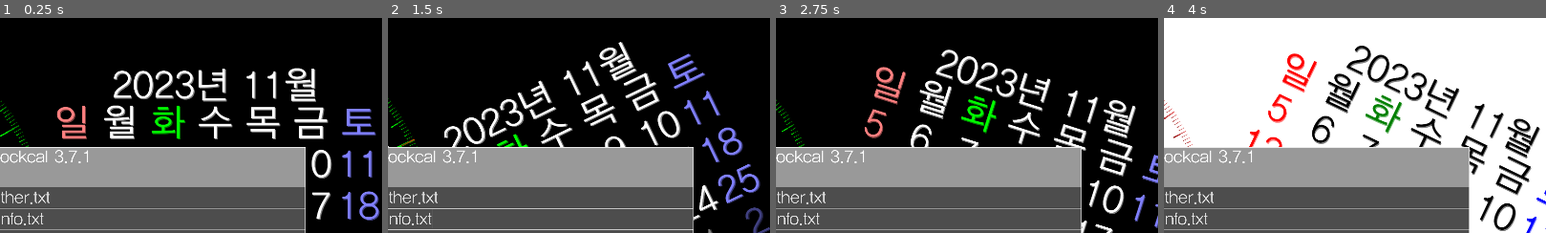
Above: before the commit, frames 1-4 (left to right).
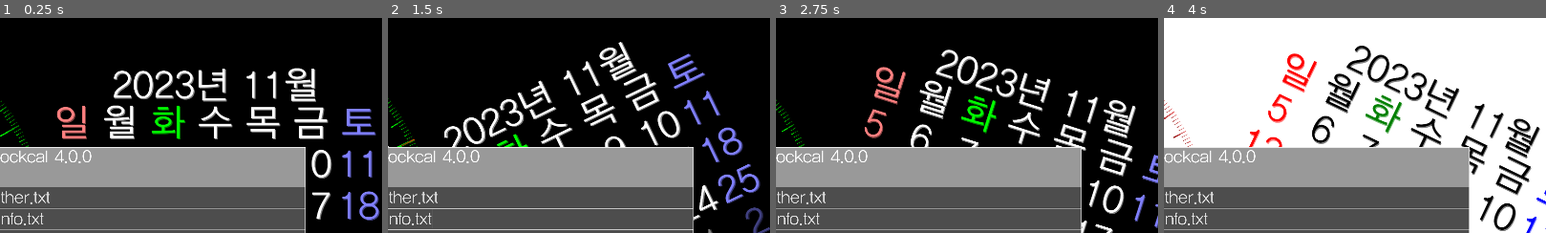
Above: after the commit, the same moments.

Repository: kasworld/gd4analogclockcal
Game: Godot game, scene res://main.tscn
Same seed, same stepped clock (60 frames per second), same inputs: the game is played once before the commit and once after it.
Inputs (mouse positions are % of the whole screen's width and height, from its top left):
- Up to frame 1 (0.25 s): no input
- Up to frame 2 (1.5 s): click "Reset to Default" at 0.5 s; move the mouse to (72, 45) at 1.27 s; click (72, 45) at 1.42 s
- Up to frame 3 (2.75 s): move the mouse to (30, 55) at 2.02 s; tap Enter at 2.1 s; click (30, 55) at 2.17 s
- Up to frame 4 (4 s): move the mouse to (60, 28) at 2.77 s; tap Enter at 2.85, 3.6 s; click (60, 28) at 2.92 s; move the mouse to (45, 70) at 3.52 s; click (45, 70) at 3.67 s
The pictures show only the part of the screen within x 50-100%, y 0-50%; the shares and areas given below are measured in that part.

The runs differ from the first frame. In frame 1, 0.2% of the frame differs, in the area x 14-24%, y 61-68%; in frame 2, 0.2%; in frame 3, 0.2%; in frame 4, 0.2%.
Error before the commit: Attempt to call function 'store_line' in base 'null instance' on a null instance. (res://config.gd:29)
Error after the commit: Attempt to call function 'store_line' in base 'null instance' on a null instance. (res://global/config.gd:13)

Commit message:
apply from clockcal3d

Diff:
--- a/analog_clock/analog_clock.gd
+++ b/analog_clock/analog_clock.gd
@@ -16,9 +16,9 @@
 	clock_R = r
 	draw_dial(center, clock_R)
 	draw_hand(center)
-	center_circle1 = Global.new_circle_fill(center, clock_R/25, Global.colors.center_circle1)
+	center_circle1 = Global2d.new_circle_fill(center, clock_R/25, Global2d.colors.center_circle1)
 	add_child(center_circle1)
-	center_circle2 = Global.new_circle_fill(center, clock_R/30, Global.colors.center_circle2)
+	center_circle2 = Global2d.new_circle_fill(center, clock_R/30, Global2d.colors.center_circle2)
 	add_child(center_circle2)
 
 var gr_hand_hour_1 :Gradient
@@ -26,10 +26,10 @@
 var gr_hand_minute :Gradient
 var gr_hand_second :Gradient
 func draw_hand(center :Vector2)->void:
-	gr_hand_hour_1 = new_gradient(Global.colors.hour)
-	gr_hand_hour_2 = new_gradient(Global.colors.hour2)
-	gr_hand_minute = new_gradient(Global.colors.minute)
-	gr_hand_second = new_gradient(Global.colors.second)
+	gr_hand_hour_1 = new_gradient(Global2d.colors.hour)
+	gr_hand_hour_2 = new_gradient(Global2d.colors.hour2)
+	gr_hand_minute = new_gradient(Global2d.colors.minute)
+	gr_hand_second = new_gradient(Global2d.colors.second)
 	HourHand = new_clock_hand(center, gr_hand_hour_1, 1.0/25, 0.7 )
 	add_child(HourHand)
 	HourHand2 = new_clock_hand(center, gr_hand_hour_2, 1.0/100, 0.65)
@@ -49,13 +49,13 @@
 var gr_1 :Gradient
 func draw_dial(p :Vector2, r :float):
 	var w = r/30
-	gr_360_1 = new_gradient(Global.colors.dial_360_1)
-	gr_360_2 = new_gradient(Global.colors.dial_360_2)
-	gr_90_1 = new_gradient(Global.colors.dial_90_1)
-	gr_90_2 = new_gradient(Global.colors.dial_90_2)
-	gr_30 = new_gradient(Global.colors.dial_30)
-	gr_6 = new_gradient(Global.colors.dial_6)
-	gr_1 = new_gradient(Global.colors.dial_1)
+	gr_360_1 = new_gradient(Global2d.colors.dial_360_1)
+	gr_360_2 = new_gradient(Global2d.colors.dial_360_2)
+	gr_90_1 = new_gradient(Global2d.colors.dial_90_1)
+	gr_90_2 = new_gradient(Global2d.colors.dial_90_2)
+	gr_30 = new_gradient(Global2d.colors.dial_30)
+	gr_6 = new_gradient(Global2d.colors.dial_6)
+	gr_1 = new_gradient(Global2d.colors.dial_1)
 	for i in range(0,360):
 		var rad = deg2rad(i)
 		if i == 0:
@@ -78,20 +78,20 @@
 
 func update_color()->void:
 	for n in dial_nums:
-		Global.set_label_color(n,Global.colors.dial_num[0], Global.colors.dial_num[1] )
-	gr_360_1.colors = Global.colors.dial_360_1
-	gr_360_2.colors = Global.colors.dial_360_2
-	gr_90_1.colors = Global.colors.dial_90_1
-	gr_90_2.colors = Global.colors.dial_90_2
-	gr_30.colors = Global.colors.dial_30
-	gr_6.colors = Global.colors.dial_6
-	gr_1.colors = Global.colors.dial_1
-	gr_hand_hour_1.colors = Global.colors.hour
-	gr_hand_hour_2.colors = Global.colors.hour2
-	gr_hand_minute.colors = Global.colors.minute
-	gr_hand_second.colors = Global.colors.second
-	center_circle1.color = Global.colors.center_circle1
-	center_circle2.color = Global.colors.center_circle2
+		Global2d.set_label_color(n,Global2d.colors.dial_num[0], Global2d.colors.dial_num[1] )
+	gr_360_1.colors = Global2d.colors.dial_360_1
+	gr_360_2.colors = Global2d.colors.dial_360_2
+	gr_90_1.colors = Global2d.colors.dial_90_1
+	gr_90_2.colors = Global2d.colors.dial_90_2
+	gr_30.colors = Global2d.colors.dial_30
+	gr_6.colors = Global2d.colors.dial_6
+	gr_1.colors = Global2d.colors.dial_1
+	gr_hand_hour_1.colors = Global2d.colors.hour
+	gr_hand_hour_2.colors = Global2d.colors.hour2
+	gr_hand_minute.colors = Global2d.colors.minute
+	gr_hand_second.colors = Global2d.colors.second
+	center_circle1.color = Global2d.colors.center_circle1
+	center_circle2.color = Global2d.colors.center_circle2
 
 func new_gradient(co_list :Array)->Gradient:
 	var gr = Gradient.new()
@@ -101,7 +101,7 @@
 func hour_letter(p :Vector2,r :float,  i :int)->Label:
 	var lb = Label.new()
 	lb.text = "%2d" % i
-	lb.label_settings = Global.make_label_setting(clock_R/8, Global.colors.dial_num[0], Global.colors.dial_num[1])
+	lb.label_settings = Global2d.make_label_setting(clock_R/8, Global2d.colors.dial_num[0], Global2d.colors.dial_num[1])
 	lb.horizontal_alignment = HorizontalAlignment.HORIZONTAL_ALIGNMENT_CENTER
 	lb.vertical_alignment = VerticalAlignment.VERTICAL_ALIGNMENT_CENTER
 	var rad = deg2rad( i*30.0 -90)
--- a/ani_move/ani_move.tscn
+++ b/ani_move_2d/ani_move_2d.tscn
@@ -1,6 +1,6 @@
 [gd_scene load_steps=2 format=3 uid="uid://bf1vkxi8i0lm1"]
 
-[ext_resource type="Script" path="res://ani_move/ani_move.gd" id="1_8juqw"]
+[ext_resource type="Script" path="res://ani_move_2d/ani_move_2d.gd" id="1_8juqw"]
 
 [node name="AniMove" type="Node2D"]
 script = ExtResource("1_8juqw")
--- a/calendar/calendar.gd
+++ b/calendar/calendar.gd
@@ -11,23 +11,23 @@
 
 func update_color()->void:
 	for i in range(7): # week title + 6 week
-		for j in Global.weekdaystring.size():
-			var co = Global.colors.weekday[j]
-			Global.set_label_color(calendar_labels[i][j], co, Global.make_shadow_color(co))
+		for j in Global2d.weekdaystring.size():
+			var co = Global2d.colors.weekday[j]
+			Global2d.set_label_color(calendar_labels[i][j], co, Global2d.make_shadow_color(co))
 	update_calendar()
 
 func init_calendar_labels(font_size :float)->void:
 	# prepare calendar
 	for _i in range(7): # week title + 6 week
 		var ln = []
-		for j in Global.weekdaystring.size():
+		for j in Global2d.weekdaystring.size():
 			var lb = Label.new()
-			lb.text = Global.weekdaystring[j]
+			lb.text = Global2d.weekdaystring[j]
 			lb.size_flags_horizontal = Control.SIZE_EXPAND_FILL
 			lb.horizontal_alignment = HorizontalAlignment.HORIZONTAL_ALIGNMENT_CENTER
 			lb.vertical_alignment = VerticalAlignment.VERTICAL_ALIGNMENT_CENTER
-			var co = Global.colors.weekday[j]
-			lb.label_settings = Global.make_label_setting(font_size, co, Global.make_shadow_color(co))
+			var co = Global2d.colors.weekday[j]
+			lb.label_settings = Global2d.make_label_setting(font_size, co, Global2d.make_shadow_color(co))
 			$GridCalendar.add_child(lb)
 			ln.append(lb)
 		calendar_labels.append(ln)
@@ -40,22 +40,22 @@
 
 	for wd in range(7):
 		var curLabel = calendar_labels[0][wd]
-		var co = Global.colors.weekday[wd]
+		var co = Global2d.colors.weekday[wd]
 		if wd == today_dict["weekday"] :
-			co = Global.colors.today
-		Global.set_label_color(curLabel, co, Global.make_shadow_color(co))
+			co = Global2d.colors.today
+		Global2d.set_label_color(curLabel, co, Global2d.make_shadow_color(co))
 
 	for week in range(6):
 		for wd in range(7):
 			var day_index_dict = Time.get_date_dict_from_unix_time(day_index)
 			var curLabel = calendar_labels[week+1][wd]
 			curLabel.text = "%d" % day_index_dict["day"]
-			var co = Global.colors.weekday[wd]
+			var co = Global2d.colors.weekday[wd]
 			if day_index_dict["month"] != today_dict["month"]:
-				co = Global.make_shadow_color(co)
+				co = Global2d.make_shadow_color(co)
 			elif day_index_dict["day"] == today_dict["day"]:
-				co = Global.colors.today
-			Global.set_label_color(curLabel, co, Global.make_shadow_color(co))
+				co = Global2d.colors.today
+			Global2d.set_label_color(curLabel, co, Global2d.make_shadow_color(co))
 			day_index += 24*60*60
 
 var old_time_dict = {"day":0} # datetime dict
--- a/config.gd
+++ /dev/null
@@ -1,49 +0,0 @@
-class_name Config
-
-var file_name = "gd4analogclockcal_config.json"
-var version_key = "version"
-var editable_keys = [
-	"weather_url",
-	"dayinfo_url",
-	"todayinfo_url",
-	"background_url",
-	]
-
-var config = {
-	version_key : "gd4analogclockcal 3.7.1",
-	"weather_url" : "http://192.168.0.10/weather.txt",
-	"dayinfo_url" : "http://192.168.0.10/dayinfo.txt",
-	"todayinfo_url" : "http://192.168.0.10/todayinfo.txt",
-	"background_url" : "http://192.168.0.10/background.png",
-}
-
-func file_full_path()->String:
-	return OS.get_system_dir(OS.SYSTEM_DIR_DOCUMENTS) + "/" + file_name
-
-func file_exist()->bool:
-	return FileAccess.file_exists(file_full_path())
-
-func save_json()-> String:
-	var fileobj = FileAccess.open( file_full_path(), FileAccess.WRITE)
-	var json_string = JSON.stringify(config)
-	fileobj.store_line(json_string)
-	return "%s save" % [file_full_path()]
-
-var load_error :String
-func new_by_load()->Config:
-	var rtn = Config.new()
-	var fileobj = FileAccess.open(file_full_path(), FileAccess.READ)
-	var json_string = fileobj.get_as_text()
-	var json = JSON.new()
-	var error = json.parse(json_string)
-	if error == OK:
-		rtn.config = json.data
-		for k in config:
-			if rtn.config.get(k) == null :
-				rtn.load_error = "field not found %s" % [ k ]
-				break
-		if rtn.load_error.is_empty() and ( rtn.config[version_key] != config[version_key] ):
-			rtn.load_error = "version not match %s %s" % [rtn.config[version_key] , config[version_key]]
-	else:
-		rtn.load_error = "JSON Parse Error: %s in %s at line %s" % [ json.get_error_message(),  json_string,  json.get_error_line()]
-	return rtn
--- /dev/null
+++ b/global/config.gd
@@ -0,0 +1,46 @@
+extends Node
+
+func file_full_path(fname :String)->String:
+	return OS.get_system_dir(OS.SYSTEM_DIR_DOCUMENTS) + "/" + fname
+
+func file_exist(fname :String)->bool:
+	return FileAccess.file_exists(file_full_path(fname))
+
+func save_json(fname :String, config :Dictionary)-> String:
+	config.erase("load_error") # remove old load result
+	var fileobj = FileAccess.open( file_full_path(fname), FileAccess.WRITE)
+	var json_string = JSON.stringify(config)
+	fileobj.store_line(json_string)
+	return "%s save" % [file_full_path(fname)]
+
+func new_by_load(fname :String, config :Dictionary, version_key:String)->Dictionary:
+	config.erase("load_error") # remove old load result
+	var rtn = {}
+	var fileobj = FileAccess.open(file_full_path(fname), FileAccess.READ)
+	var json_string = fileobj.get_as_text()
+	var json = JSON.new()
+	var error = json.parse(json_string)
+	if error == OK:
+		rtn = json.data
+		for k in config:
+			if rtn.get(k) == null :
+				rtn.load_error = "field not found %s" % [ k ]
+				break
+		if rtn.get("load_error") == null and ( rtn[version_key] != config[version_key] ):
+			rtn.load_error = "version not match %s %s" % [rtn[version_key] , config[version_key]]
+	else:
+		rtn.load_error = "JSON Parse Error: %s in %s at line %s" % [ json.get_error_message(),  json_string,  json.get_error_line()]
+	return rtn
+
+# call at start
+func load_or_save(fname :String, config :Dictionary, version_key:String)->Dictionary:
+	if !file_exist(fname):
+		save_json(fname,config)
+		return config
+	var new_config = new_by_load(fname,config,version_key)
+	if new_config.get("load_error") != null:
+		print_debug(new_config.load_error)
+		save_json(fname,config)
+		return config
+	else :
+		return new_config
--- a/info_label/info_label.gd
+++ b/info_label/info_label.gd
@@ -3,7 +3,7 @@
 func init(rt :Rect2, co1 :Color, co2 :Color)->void:
 	$LabelInfo.size = rt.size
 	$LabelInfo.position = rt.position
-	$LabelInfo.label_settings = Global.make_label_setting(rt.size.y/6, co1, co2)
+	$LabelInfo.label_settings = Global2d.make_label_setting(rt.size.y/6, co1, co2)
 	height = rt.size.y # use to fontsize by line count
 
 var height :float
@@ -44,8 +44,8 @@
 	update_info_label()
 
 func update_color()->void:
-	var co = Global.colors.infolabel
-	Global.set_label_color($LabelInfo, co, Global.make_shadow_color(co))
+	var co = Global2d.colors.infolabel
+	Global2d.set_label_color($LabelInfo, co, Global2d.make_shadow_color(co))
 
 func update_info_label()->void:
 	var dayinfo = day_info.get_daystringlist()
@@ -57,7 +57,7 @@
 	$LabelInfo.text = "\n".join(all)
 	var line2calcfont = clampf(all.size(), 4, 10)
 	var fontsize = height/line2calcfont*0.8
-	Global.set_label_font_size($LabelInfo, fontsize )
+	Global2d.set_label_font_size($LabelInfo, fontsize )
 
 # remove empty line
 func split2list(text :String)->Array[String]:
@@ -72,7 +72,7 @@
 	var time_now_dict = Time.get_datetime_dict_from_system()
 	return "%4d년%2d월%2d일 %s요일" % [
 		time_now_dict["year"] , time_now_dict["month"] ,time_now_dict["day"],
-		Global.weekdaystring[ time_now_dict["weekday"]]
+		Global2d.weekdaystring[ time_now_dict["weekday"]]
 		]
 
 var old_time_dict = {"day":0} # datetime dict
--- /dev/null
+++ b/lib/info_text.gd
@@ -0,0 +1,66 @@
+extends Node
+
+class_name InfoText
+
+signal text_updated(info_text :String)
+
+var request_dict = {}
+func init_request(weather_url :String, dayinfo_url:String, todayinfo_url:String )->void:
+	request_dict["weather_url"] = MyHTTPRequest.new(
+		weather_url,
+		60,	weather_success, weather_fail,
+	)
+	request_dict["dayinfo_url"] = MyHTTPRequest.new(
+		dayinfo_url,
+		60, dayinfo_success, dayinfo_fail,
+	)
+	request_dict["todayinfo_url"] = MyHTTPRequest.new(
+		todayinfo_url,
+		60, todayinfo_success, todayinfo_fail,
+	)
+	for k in request_dict:
+		add_child(request_dict[k])
+
+func make_info_text():
+	var dayinfo = day_info.get_daystringlist()
+	var all = []
+	if weather_info.size() > 0:
+		all.append_array(weather_info)
+	all.append_array(dayinfo)
+	all.append_array(today_info)
+	var info_text = "\n".join(all)
+	text_updated.emit(info_text)
+
+var weather_info :Array[String]
+func weather_success(body)->void:
+	var text = body.get_string_from_utf8()
+	weather_info = split2list( text )
+	make_info_text()
+func weather_fail()->void:
+	weather_info.clear()
+	make_info_text()
+
+var day_info = DayInfo.new()
+func dayinfo_success(body)->void:
+	day_info.make(body.get_string_from_utf8())
+	make_info_text()
+func dayinfo_fail()->void:
+	day_info.clear()
+	make_info_text()
+
+var today_info :Array[String]
+func todayinfo_success(body)->void:
+	today_info = split2list( body.get_string_from_utf8().strip_edges() )
+	make_info_text()
+func todayinfo_fail()->void:
+	today_info.clear()
+	make_info_text()
+
+# remove empty line
+func split2list(text :String)->Array[String]:
+	var lines = text.strip_edges().split("\n", false,0)
+	var rtn :Array[String]=[]
+	for l in lines:
+		if not l.is_empty():
+			rtn.append(l.strip_edges())
+	return rtn
--- a/main.gd
+++ b/main.gd
@@ -4,8 +4,27 @@
 var calendar_pos_list :Array
 var analogclock_pos_list :Array
 
+var file_name = "gd4analogclockcal_config.json"
+var editable_keys = [
+	"weather_url",
+	"dayinfo_url",
+	"todayinfo_url",
+	"background_url",
+	]
+
+var config = {
+	"version" : "gd4analogclockcal 4.0.0",
+	"weather_url" : "http://192.168.0.10/weather.txt",
+	"dayinfo_url" : "http://192.168.0.10/dayinfo.txt",
+	"todayinfo_url" : "http://192.168.0.10/todayinfo.txt",
+	"background_url" : "http://192.168.0.10/background.png",
+}
+
 # Called when the node enters the scene tree for the first time.
 func _ready() -> void:
+	config = Config.load_or_save(file_name,config,"version" )
+	print_debug(config)
+
 	set_color_mode_by_time()
 
 #	init_http()
@@ -27,35 +46,35 @@
 	analogclock_pos_list.append(Vector2(vp_rect.size.x - vp_rect.size.y/2, vp_rect.size.y/2 ))
 	$SectAnalogClock.position = analogclock_pos_list[0]
 
-	co = Global.colors.paneloption
+	co = Global2d.colors.paneloption
 	var optrect = Rect2( vp_rect.size.x * 0.1 ,vp_rect.size.y * 0.3 , vp_rect.size.x * 0.8 , vp_rect.size.y * 0.4 )
-	$PanelOption.init( optrect, co, Global.make_shadow_color(co))
+	$PanelOption.init(file_name,config,editable_keys, optrect, co, Global2d.make_shadow_color(co))
 	$PanelOption.config_changed.connect(config_changed)
 	init_request_dict()
 
 func reset_pos()->void:
 	$SectCalendar.position = calendar_pos_list[0]
 	$SectAnalogClock.position = analogclock_pos_list[0]
-	$AniMove.stop()
+	$AniMove2D.stop()
 
 func animove_toggle()->void:
-	$AniMove.toggle()
-	if not $AniMove.enabled:
+	$AniMove2D.toggle()
+	if not $AniMove2D.enabled:
 		reset_pos()
 
 func animove_step():
-	if not $AniMove.enabled:
+	if not $AniMove2D.enabled:
 		return
-	var ms = $AniMove.get_ms()
-	match $AniMove.state%2:
+	var ms = $AniMove2D.get_ms()
+	match $AniMove2D.state%2:
 		0:
-			$AniMove.move_by_ms($SectCalendar, calendar_pos_list[0], calendar_pos_list[1], ms)
-			$AniMove.move_by_ms($SectAnalogClock, analogclock_pos_list[0], analogclock_pos_list[1], ms)
+			$AniMove2D.move_by_ms($SectCalendar, calendar_pos_list[0], calendar_pos_list[1], ms)
+			$AniMove2D.move_by_ms($SectAnalogClock, analogclock_pos_list[0], analogclock_pos_list[1], ms)
 		1:
-			$AniMove.move_by_ms($SectCalendar, calendar_pos_list[1], calendar_pos_list[0], ms)
-			$AniMove.move_by_ms($SectAnalogClock, analogclock_pos_list[1], analogclock_pos_list[0], ms)
+			$AniMove2D.move_by_ms($SectCalendar, calendar_pos_list[1], calendar_pos_list[0], ms)
+			$AniMove2D.move_by_ms($SectAnalogClock, analogclock_pos_list[1], analogclock_pos_list[0], ms)
 		_:
-			print_debug("invalid state", $AniMove.state)
+			print_debug("invalid state", $AniMove2D.state)
 
 # Called every frame. 'delta' is the elapsed time since the previous frame.
 func _process(_delta: float) -> void:
@@ -95,10 +114,10 @@
 		elif event.keycode == KEY_ENTER:
 			_on_button_option_pressed()
 		else:
-			update_color_with_mode(not Global.dark_mode)
+			update_color_with_mode(not Global2d.dark_mode)
 
 	elif event is InputEventMouseButton and event.is_pressed():
-		update_color_with_mode(not Global.dark_mode)
+		update_color_with_mode(not Global2d.dark_mode)
 
 func config_changed():
 	for k in request_dict:
@@ -115,19 +134,19 @@
 func init_request_dict()->void:
 	var callable_dict = $SectAnalogClock.get_req_callable()
 	request_dict["weather_url"] = MyHTTPRequest.new(
-		$PanelOption.cfg.config["weather_url"],
+		config["weather_url"],
 		60,	callable_dict.weather_success, callable_dict.weather_fail,
 	)
 	request_dict["dayinfo_url"] = MyHTTPRequest.new(
-		$PanelOption.cfg.config["dayinfo_url"],
+		config["dayinfo_url"],
 		60, callable_dict.dayinfo_success, callable_dict.dayinfo_fail,
 	)
 	request_dict["todayinfo_url"] = MyHTTPRequest.new(
-		$PanelOption.cfg.config["todayinfo_url"],
+		config["todayinfo_url"],
 		60, callable_dict.todayinfo_success, callable_dict.todayinfo_fail,
 	)
 	request_dict["background_url"] = MyHTTPRequest.new(
-		$PanelOption.cfg.config["background_url"],
+		config["background_url"],
 		60, bgimage_success, bgimage_fail,
 	)
 	for k in request_dict:
@@ -148,16 +167,16 @@
 func set_color_mode_by_time()->void:
 	var now = Time.get_datetime_dict_from_system()
 	if now["hour"] < 6 or now["hour"] >= 18 :
-		Global.set_dark_mode(true)
+		Global2d.set_dark_mode(true)
 	else :
-		Global.set_dark_mode(false)
+		Global2d.set_dark_mode(false)
 
 func update_color()->void:
 	$SectCalendar.update_color()
 	$SectAnalogClock.update_color()
 
 func update_color_with_mode(darkmode :bool)->void:
-	Global.set_dark_mode(darkmode)
+	Global2d.set_dark_mode(darkmode)
 	$SectCalendar.update_color()
 	$SectAnalogClock.update_color()
 
@@ -168,7 +187,7 @@
 	var time_now_dict = Time.get_datetime_dict_from_system()
 
 	if old_minute_dict["minute"] != time_now_dict["minute"]:
-		$AniMove.start_with_step(1)
+		$AniMove2D.start_with_step(1)
 		old_minute_dict = time_now_dict
 
 	if old_time_dict["hour"] != time_now_dict["hour"]:
@@ -179,5 +198,5 @@
 			18:
 				update_color_with_mode(true)
 			_:
-#				update_color(not Global.dark_mode)
+#				update_color(not Global2d.dark_mode)
 				pass
--- a/main.tscn
+++ b/main.tscn
@@ -3,7 +3,7 @@
 [ext_resource type="Script" path="res://main.gd" id="1_q4spd"]
 [ext_resource type="PackedScene" uid="uid://dctr260o2g2x7" path="res://sect_analog_clock/sect_analog_clock.tscn" id="2_sgkgi"]
 [ext_resource type="PackedScene" uid="uid://dl1x7ofp7wto2" path="res://sect_calendar/sect_calendar.tscn" id="5_7bnet"]
-[ext_resource type="PackedScene" uid="uid://bf1vkxi8i0lm1" path="res://ani_move/ani_move.tscn" id="6_8hgi2"]
+[ext_resource type="PackedScene" uid="uid://bf1vkxi8i0lm1" path="res://ani_move_2d/ani_move_2d.tscn" id="6_8hgi2"]
 [ext_resource type="PackedScene" uid="uid://btysv8q6rp8ku" path="res://panel_option/panel_option.tscn" id="6_wscdf"]
 
 [node name="Main" type="Node2D"]
@@ -19,7 +19,7 @@
 [node name="TimerDayNight" type="Timer" parent="."]
 autostart = true
 
-[node name="AniMove" parent="." instance=ExtResource("6_8hgi2")]
+[node name="AniMove2D" parent="." instance=ExtResource("6_8hgi2")]
 
 [node name="PanelOption" parent="." instance=ExtResource("6_wscdf")]
 
--- a/panel_option/panel_option.gd
+++ b/panel_option/panel_option.gd
@@ -2,55 +2,52 @@
 
 signal config_changed()
 
-var cfg :Config
+var config_ori :Dictionary
+var config :Dictionary
+var editable_keys :Array
+var filename :String
+
 var lineedit_dict = {}
 
-func init( rt :Rect2, co1 :Color, co2 :Color)->void:
+func init(fname:String, cfg:Dictionary, editkeys:Array, rt :Rect2, co1 :Color, co2 :Color)->void:
+	filename = fname
+	config_ori = cfg
+	config = cfg
+	editable_keys = editkeys
+
 	size = rt.size
 	position = rt.position
 	theme.default_font_size = rt.size.y / 10
 
-	cfg = Config.new()
-	var msg = ""
-	if !cfg.file_exist():
-		msg = cfg.save_json()
-	else:
-		var new_config = cfg.new_by_load()
-		if not new_config.load_error.is_empty():
-			print_debug(new_config.load_error)
-			cfg.save_json()
-		else :
-			cfg = new_config
-
 	# make label, lineedit
-	for k in cfg.editable_keys:
+	for k in editable_keys:
 		var lb = Label.new()
 		lb.text = k
 		$VBoxContainer/GridContainer.add_child(lb)
 		var le = LineEdit.new()
 		le.size_flags_horizontal = Control.SIZE_EXPAND_FILL
-		le.text = cfg.config[k]
+		le.text = cfg[k]
 		lineedit_dict[k]= le
 		$VBoxContainer/GridContainer.add_child(le)
 
 	config_to_control()
 
 func config_to_control()->void:
-	$VBoxContainer/ConfigLabel.text = cfg.file_full_path()
-	$VBoxContainer/VersionLabel.text = cfg.config[cfg.version_key]
-	for k in cfg.editable_keys:
-		lineedit_dict[k].text = cfg.config[k]
+	$VBoxContainer/ConfigLabel.text =Config.file_full_path(filename)
+	$VBoxContainer/VersionLabel.text = config.version
+	for k in editable_keys:
+		lineedit_dict[k].text = config[k]
 
 func reset_config()->void:
-	cfg = Config.new()
-	cfg.save_json()
+	config = config_ori
+	Config.save_json(filename,config)
 	config_to_control()
 
 func _on_button_ok_pressed() -> void:
 	hide()
-	for k in cfg.editable_keys:
-		cfg.config[k] = lineedit_dict[k].text
-	cfg.Save()
+	for k in editable_keys:
+		config[k] = lineedit_dict[k].text
+	Config.save_json(filename,config)
 
 	config_changed.emit()
 
--- a/project.godot
+++ b/project.godot
@@ -20,7 +20,8 @@
 
 [autoload]
 
-Global="*res://global/global.gd"
+Global2d="*res://global/global2d.gd"
+Config="*res://global/config.gd"
 
 [display]
 
--- a/sect_analog_clock/sect_analog_clock.gd
+++ b/sect_analog_clock/sect_analog_clock.gd
@@ -2,19 +2,19 @@
 
 func init(rt :Rect2)->void:
 	var co :Color
-	co = Global.colors.timelabel
+	co = Global2d.colors.timelabel
 	$TimeLabel.init(
 		Rect2(-rt.size.x/2/1.5, -rt.size.y/3, rt.size.x/1.5, rt.size.y/3),
-		co, Global.make_shadow_color(co))
+		co, Global2d.make_shadow_color(co))
 	$TimeLabel.position = Vector2(0,0)
 
 	$AnalogClock.init( Vector2(0, 0), rt.size.y/2 , 9.0 )
 	$AnalogClock.position = Vector2(0,0)
 
-	co = Global.colors.infolabel
+	co = Global2d.colors.infolabel
 	$InfoLabel.init(
 		Rect2(-rt.size.x/2/1.5, rt.size.y/20, rt.size.x/1.5, rt.size.y/3),
-		co, Global.make_shadow_color(co) )
+		co, Global2d.make_shadow_color(co) )
 	$InfoLabel.position = Vector2(0,0)
 
 func update_color()->void:
--- a/sect_calendar/sect_calendar.gd
+++ b/sect_calendar/sect_calendar.gd
@@ -4,16 +4,16 @@
 	$VBoxContainer.size = rt.size
 	$VBoxContainer.position = rt.position
 
-	var co = Global.colors.datelabel
-	$VBoxContainer/LabelDate.label_settings = Global.make_label_setting(rt.size.y/9, co, Global.make_shadow_color(co))
+	var co = Global2d.colors.datelabel
+	$VBoxContainer/LabelDate.label_settings = Global2d.make_label_setting(rt.size.y/9, co, Global2d.make_shadow_color(co))
 
 	$VBoxContainer/Calendar.init(Rect2(Vector2(0,rt.size.y/9), Vector2(rt.size.x, rt.size.y-rt.size.y/9) ) )
 
 	_on_timer_timeout()
 
 func update_color()->void:
-	var co = Global.colors.datelabel
-	Global.set_label_color($VBoxContainer/LabelDate, co, Global.make_shadow_color(co))
+	var co = Global2d.colors.datelabel
+	Global2d.set_label_color($VBoxContainer/LabelDate, co, Global2d.make_shadow_color(co))
 
 	$VBoxContainer/Calendar.update_color()
 
--- a/time_label/time_label.gd
+++ b/time_label/time_label.gd
@@ -3,12 +3,12 @@
 func init(rt :Rect2, co1 :Color, co2 :Color)->void:
 	$LabelTime.size = rt.size
 	$LabelTime.position = rt.position
-	$LabelTime.label_settings = Global.make_label_setting(rt.size.x/5, co1, co2)
+	$LabelTime.label_settings = Global2d.make_label_setting(rt.size.x/5, co1, co2)
 	_on_timer_timeout()
 
 func update_color()->void:
-	var co = Global.colors.timelabel
-	Global.set_label_color($LabelTime, co, Global.make_shadow_color(co))
+	var co = Global2d.colors.timelabel
+	Global2d.set_label_color($LabelTime, co, Global2d.make_shadow_color(co))
 
 var old_time_dict = {"second":0} # datetime dict
 func _on_timer_timeout() -> void:
Renamed: ani_move/ani_move.gd -> ani_move_2d/ani_move_2d.gd
Renamed: global/global.gd -> global/global2d.gd
